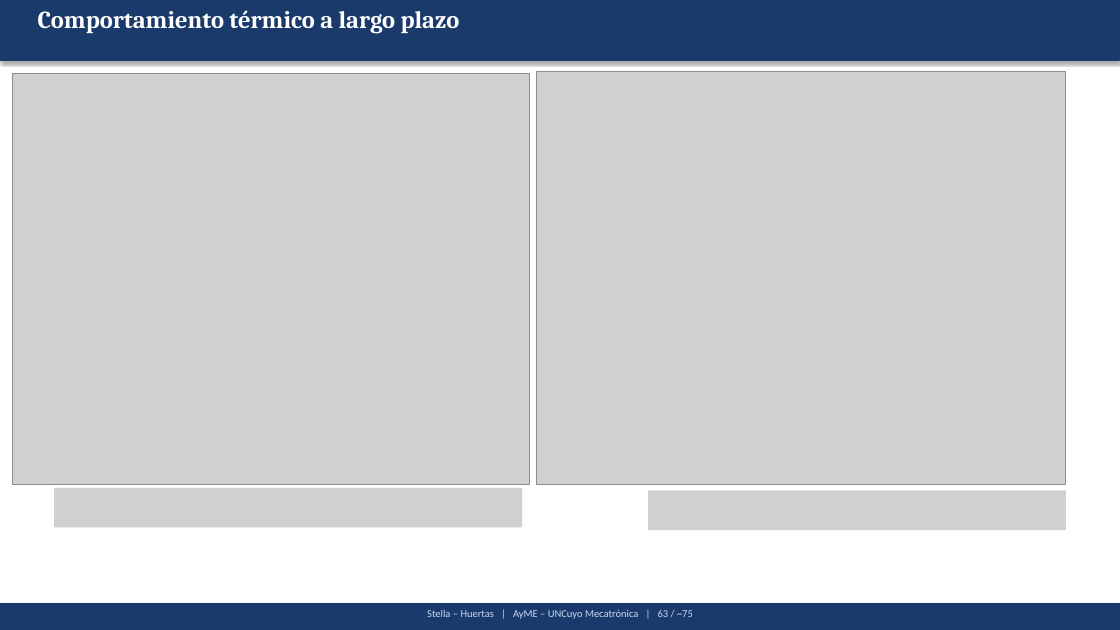
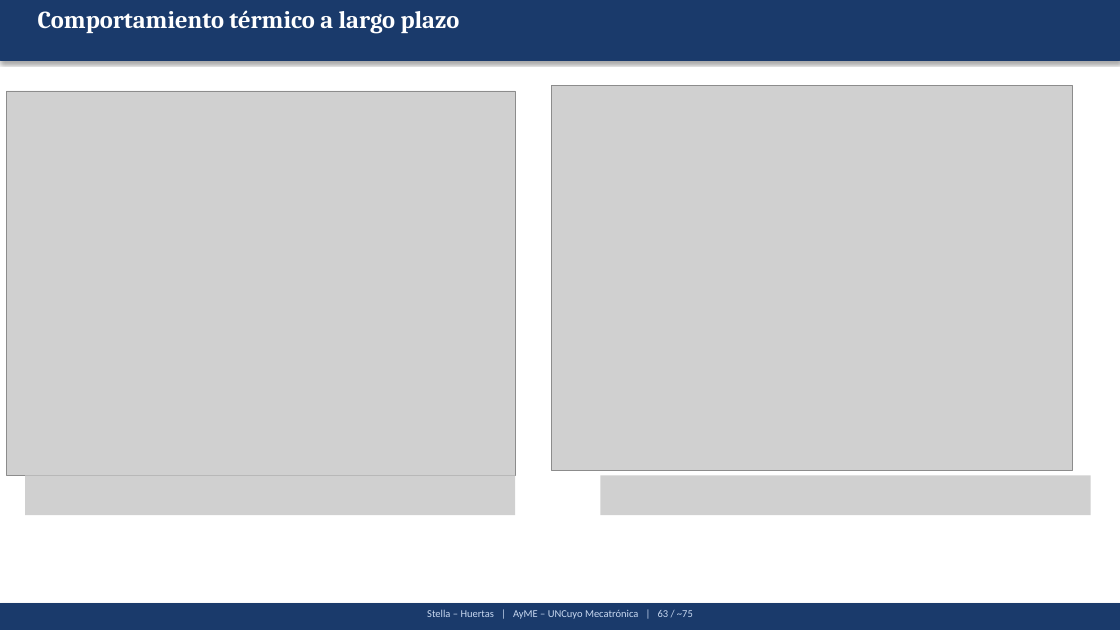
Before and after one commit to Juan-Stella/Automatica-y-maquinas-electricas-final, a slide deck: slide 90 of Presentación/AyME_Stella_Huertas_Presentacion1.pptx. Drawn at 1120x630 pixels with LibreOffice and Linux fonts; fonts in the diff are those of the drawing; grey boxes stand for pictures. Boxes give left, top, right and bottom in pixels: in the first picture for what was removed or moved away, otherwise in the second. Text is boxed around its words. In the diff, an @@ line names an element or a change of style, - is before the commit and + after.

```diff
--- a/Presentación/AyME_Stella_Huertas_Presentacion1.pptx
+++ b/Presentación/AyME_Stella_Huertas_Presentacion1.pptx
@@ picture removed at (x1=13, y1=74, x2=530, y2=484) @@
@@ picture added at (x1=551, y1=86, x2=1072, y2=471) @@
@@ picture resized from (x1=536, y1=71, x2=1066, y2=485) to (x1=7, y1=91, x2=516, y2=476) @@
@@ picture added at (x1=25, y1=476, x2=515, y2=515) @@
@@ picture added at (x1=601, y1=476, x2=1091, y2=515) @@
@@ picture removed at (x1=54, y1=488, x2=522, y2=528) @@
@@ picture removed at (x1=649, y1=491, x2=1066, y2=530) @@
```
Also in this commit, not shown: 9 other slides changed, 6 other files.
